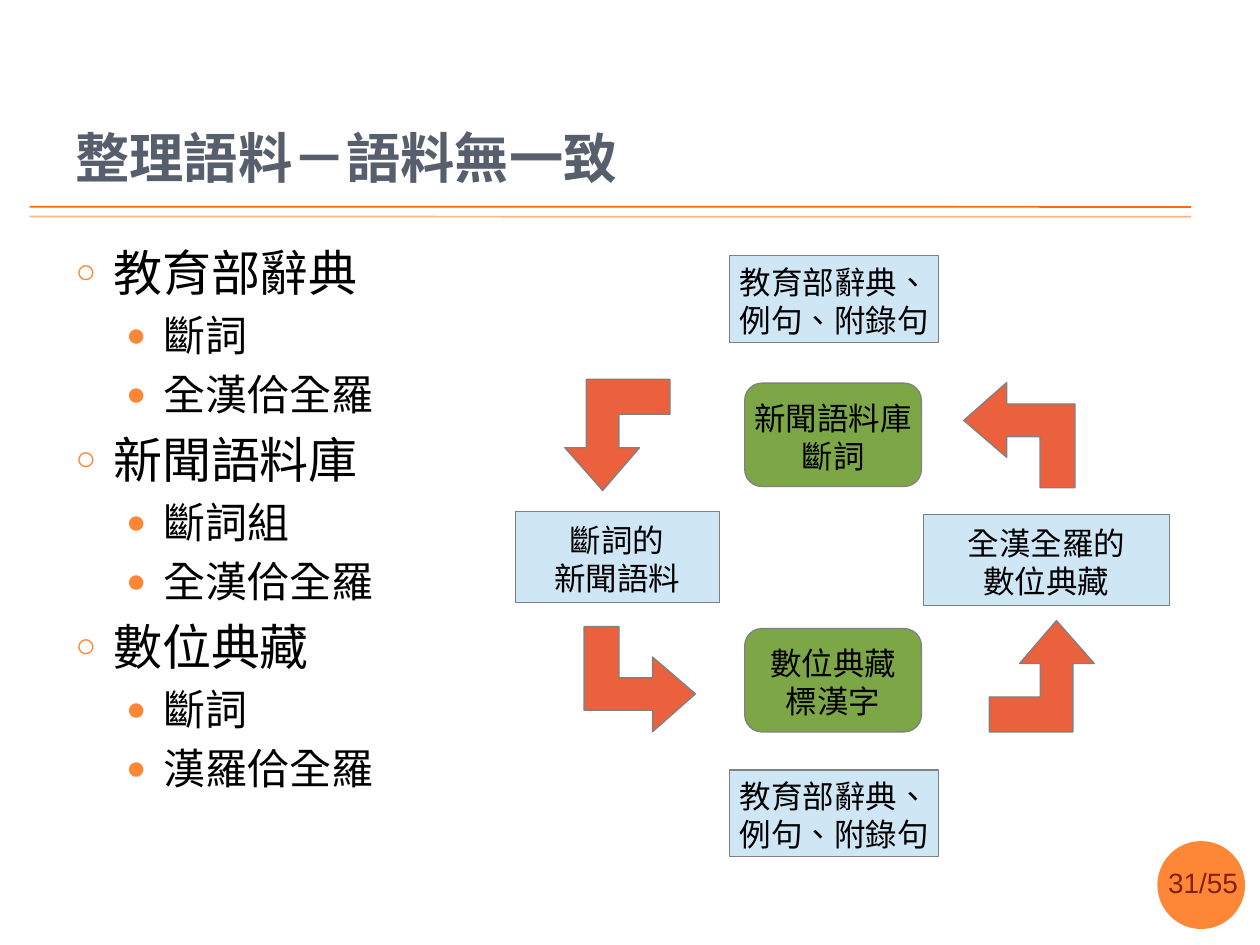
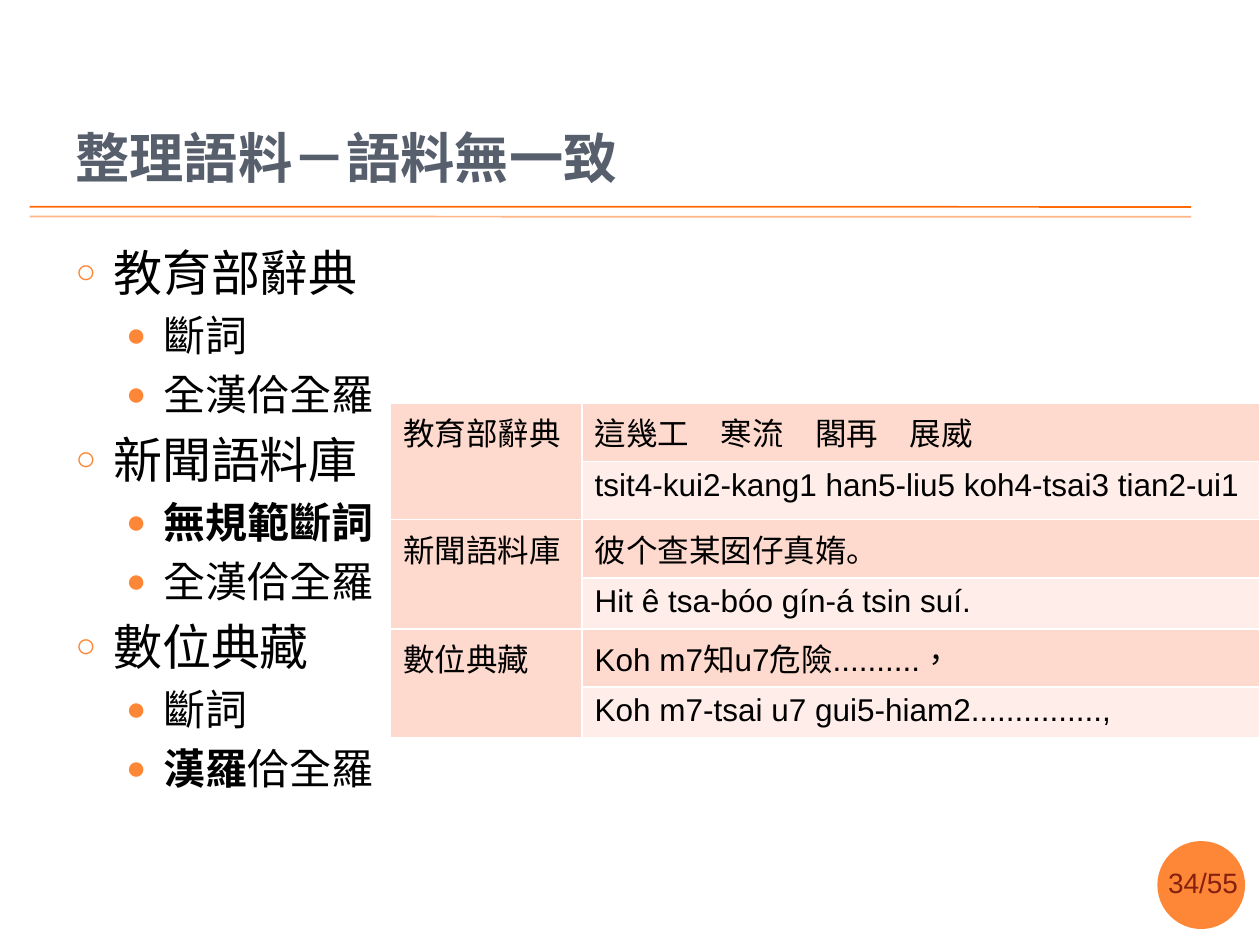
Before and after one commit to sih4sing5hong5/po3-ko3_tau5-iann2-phinn3, a slide deck: slide 34 of 翻譯報告.pptx (slide 31 before the commit). Drawn at 1260x945 pixels with LibreOffice and Linux fonts; fonts in the diff are those of the drawing; background and template pictures are left out. Boxes give left, top, right and bottom in pixels: in the first picture for what was removed or moved away, otherwise in the second. Text is boxed around its words. In the diff, an @@ line names an element or a change of style, - is before the commit and + after.

```diff
--- a/翻譯報告.pptx
+++ b/翻譯報告.pptx
@@ group removed at (515,256,1169,857): 4 rectangles, 4 freeform shapes, 2 rounded rectangles @@
-數位典藏
-標漢字
-全漢全羅的
-數位典藏
-斷詞的
-新聞語料
-教育部辭典、
-例句、附錄句
-新聞語料庫
-斷詞
-教育部辭典、
-例句、附錄句
@@ table added at (391,403,1260,731), 6 rows, 2 columns @@
+教育部辭典 | 這幾工 寒流 閣再 展威
+ | tsit4-kui2-kang1 han5-liu5 koh4-tsai3 tian2-ui1
+新聞語料庫 | 彼个查某囡仔真媠。
+ | Hit ê tsa-bóo gín-á tsin suí.
+數位典藏 | Koh m7知u7危險..........，
+ | Koh m7-tsai u7 gui5-hiam2...............,
@@ text at (164,502,374,542): text changed; bold on @@
-  ● 斷詞組
+  ● 無規範斷詞
@@ text at (164,748,374,788): bold on in "漢羅佮全羅" @@
@@ page number at (1168,873,1238,893): text changed @@
-31/55
+34/55
```
Also in this commit, not shown: 9 other slides changed, 3 slides added.
